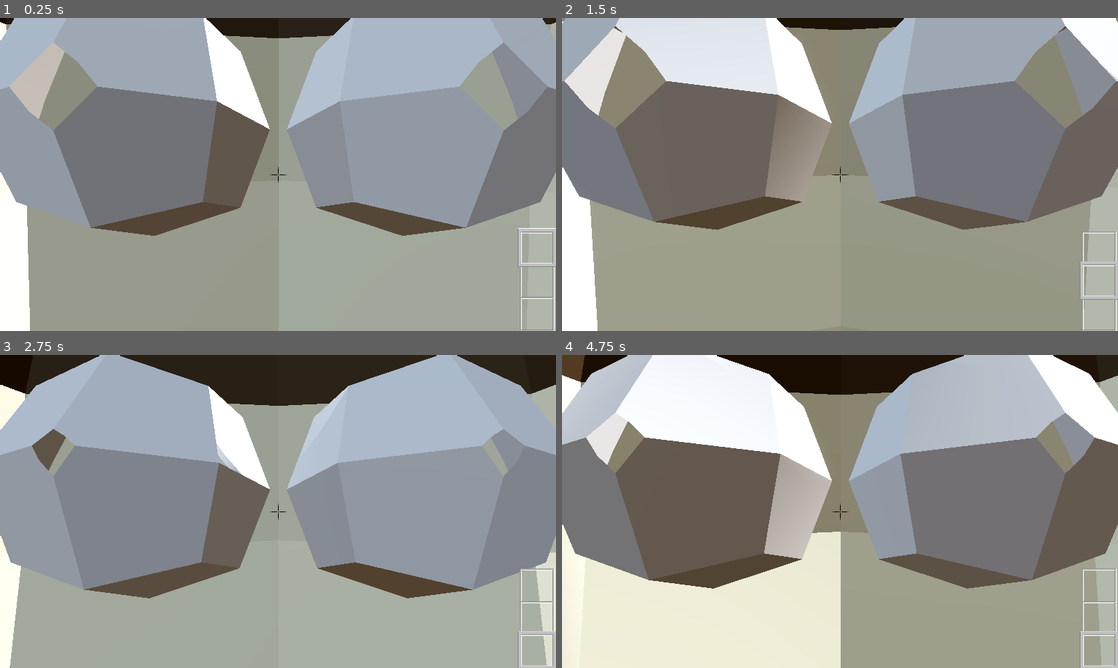
Above: before the commit, frames 1-4 (two rows, left to right).
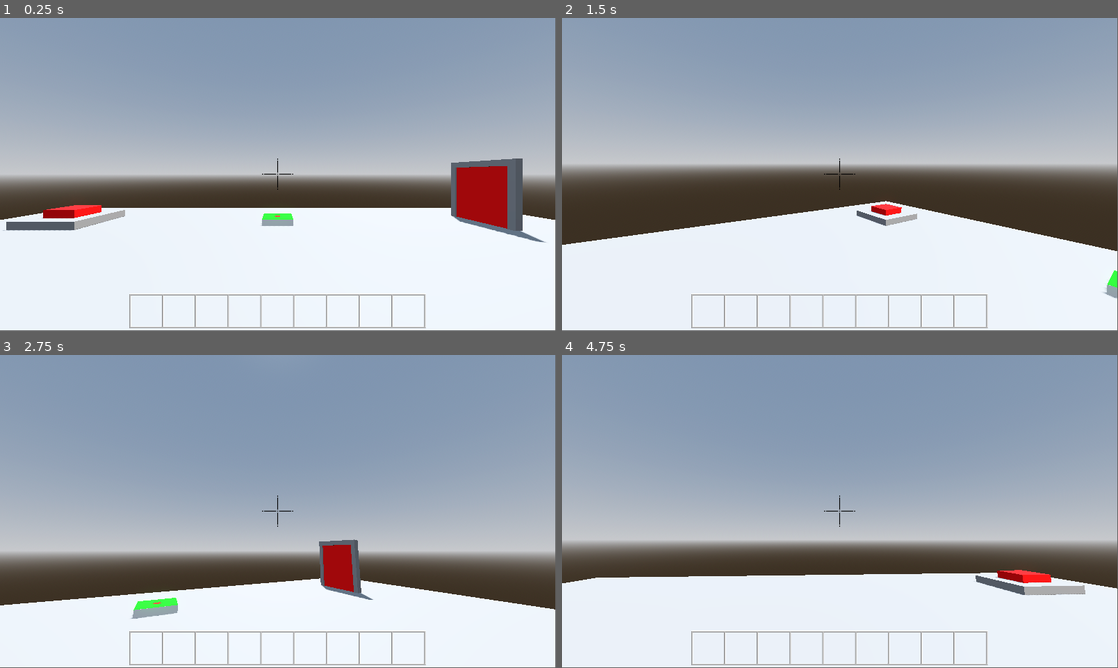
Above: after the commit, the same moments.

Repository: Stevenso2/Karson
Game: Godot game, scene res://assets/World.tscn
Two runs of this game, one before a commit and one after it. Both use one fixed random seed, a clock stepped at 60 frames per second and the inputs below.
Inputs (mouse positions are in pixels of both pictures, inside the frame that each line leads up to):
- Up to frame 1 (0.25 s): no input
- Up to frame 2 (1.5 s): tap Enter (Enter, bound only before the commit) at 0.5 s; move the mouse to (867, 174) at 0.52 s; tap 1 (1) at 0.6 s; tap 2 (2) at 0.8, 1.35 s; tap Space (U) at 1.25 s; move the mouse to (812, 174) at 1.27 s
- Up to frame 3 (2.75 s): tap 3 (3) at 1.55, 2.1 s; move the mouse to (289, 505) at 2.02 s; tap 4 (4) at 2.3 s
- Up to frame 4 (4.75 s): tap Enter (Enter, bound only before the commit) at 2.75 s; move the mouse to (834, 517) at 2.77 s; tap 4 (4) at 2.85 s; tap 5 (5) at 3.05, 3.6 s; tap Space (U) at 3.5 s; move the mouse to (878, 514) at 3.52 s; tap 6 (6) at 3.8, 4.35 s; move the mouse to (795, 508) at 4.27 s; tap 7 (7) at 4.55 s
In our replay, the window is 800x450 before the commit and 799x449 after it. These sizes can differ from the game's own. Grey fills any space a smaller window leaves; there, only what the larger window draws over its background counts as a difference.

The runs differ from the first frame. In frame 1, 88% of the frame differs, in the area x 0-100%, y 0-100%; in frame 2, 90%; in frame 3, 90%; in frame 4, 95%.

Commit message:
Add Door PObj and Timer LDO
- make door meshes
- make door connect to Button signal
- make door open when it recives an open signal
- let the button directly send its state with the signal

- rename button signal to IDTunnel signal

- add Timer meshes
- add a plane with a DEV-ART Shader
- make the timer listen for IDTunnel signals
- make Timer send its own ID after rising edge or falling edge delay

- place Button and timer in Test World and connect acordingly
- test -> all Good

Diff:
--- a/assets/Button.tscn
+++ b/assets/Button.tscn
@@ -43,7 +43,7 @@
 transform = Transform3D(1, 0, 0, 0, 1, 0, 0, 0, 1, 0, 0.025, 0)
 shape = SubResource("BoxShape3D_m221e")
 
-[node name="ButtonFace" type="StaticBody3D" parent="."]
+[node name="ButtonFace" type="StaticBody3D" parent="." groups=["PObj"]]
 transform = Transform3D(1, 0, 0, 0, 1, 0, 0, 0, 1, 0, 0.375, 0)
 collision_layer = 2
 collision_mask = 2
--- a/assets/World.tscn
+++ b/assets/World.tscn
@@ -1,7 +1,9 @@
-[gd_scene load_steps=8 format=3 uid="uid://bt6sc561jqijy"]
+[gd_scene load_steps=10 format=3 uid="uid://bt6sc561jqijy"]
 
 [ext_resource type="PackedScene" uid="uid://4r8al3ot2h5v" path="res://assets/player.tscn" id="1_321kd"]
 [ext_resource type="PackedScene" uid="uid://bg3ivkj56s7pu" path="res://assets/Button.tscn" id="2_j6cc0"]
+[ext_resource type="PackedScene" uid="uid://dnfu5hv4qqhid" path="res://assets/door.tscn" id="3_sp64g"]
+[ext_resource type="PackedScene" uid="uid://mta7k70g720y" path="res://assets/timer.tscn" id="4_1favq"]
 
 [sub_resource type="ProceduralSkyMaterial" id="ProceduralSkyMaterial_lkl0i"]
 sky_horizon_color = Color(0.64625, 0.65575, 0.67075, 1)
@@ -16,8 +18,10 @@
 tonemap_mode = 2
 glow_enabled = true
 
-[sub_resource type="BoxMesh" id="BoxMesh_c4wb8"]
-size = Vector3(30, 30, 1)
+[sub_resource type="QuadMesh" id="QuadMesh_xgn34"]
+size = Vector2(20, 20)
+subdivide_width = 21
+subdivide_depth = 21
 
 [sub_resource type="HeightMapShape3D" id="HeightMapShape3D_p3buv"]
 map_width = 21
@@ -38,13 +42,24 @@
 [node name="Terrain" type="StaticBody3D" parent="."]
 
 [node name="MeshInstance3D" type="MeshInstance3D" parent="Terrain"]
-transform = Transform3D(1, 0, 0, 0, -4.37114e-08, 1, 0, -1, -4.37114e-08, 0, -0.5, 0)
-mesh = SubResource("BoxMesh_c4wb8")
+transform = Transform3D(1, 0, 0, 0, -4.37114e-08, 1, 0, -1, -4.37114e-08, 0, 0, 0)
+mesh = SubResource("QuadMesh_xgn34")
 skeleton = NodePath("../..")
 
 [node name="CollisionShape3D" type="CollisionShape3D" parent="Terrain"]
-transform = Transform3D(1.5, 0, 0, 0, 1.5, 0, 0, 0, 1.5, 0, 0, 0)
 shape = SubResource("HeightMapShape3D_p3buv")
 
 [node name="Button" parent="." instance=ExtResource("2_j6cc0")]
 transform = Transform3D(1, 0, 0, 0, 1, 0, 0, 0, 1, -7, 0, -7)
+id = 1
+
+[node name="Door" parent="." instance=ExtResource("3_sp64g")]
+transform = Transform3D(-4.37114e-08, 0, -1, 0, 1, 0, 1, 0, -4.37114e-08, 7, 0, -7)
+TestIDs = [2]
+OpenHeight = 3
+
+[node name="Timer" parent="." instance=ExtResource("4_1favq")]
+transform = Transform3D(1, 0, 0, 0, 1, 0, 0, 0, 1, 0, 0, -7)
+TestIds = [1]
+Own_Id = 2
+Falling_edge = 5
--- /dev/null
+++ b/assets/door.tscn
@@ -0,0 +1,65 @@
+[gd_scene load_steps=9 format=3 uid="uid://dnfu5hv4qqhid"]
+
+[ext_resource type="Script" path="res://scrips/door.gd" id="1_3mjjo"]
+
+[sub_resource type="BoxShape3D" id="BoxShape3D_dqn5j"]
+size = Vector3(2, 2, 0.1)
+
+[sub_resource type="StandardMaterial3D" id="StandardMaterial3D_f8yej"]
+albedo_color = Color(1, 0, 0, 1)
+
+[sub_resource type="BoxMesh" id="BoxMesh_r864y"]
+material = SubResource("StandardMaterial3D_f8yej")
+size = Vector3(2, 2, 0.1)
+
+[sub_resource type="BoxShape3D" id="BoxShape3D_hml0m"]
+size = Vector3(0.2, 2, 0.2)
+
+[sub_resource type="BoxShape3D" id="BoxShape3D_v01t0"]
+size = Vector3(2.2, 0.2, 0.2)
+
+[sub_resource type="BoxMesh" id="BoxMesh_2kho1"]
+size = Vector3(0.2, 2, 0.2)
+
+[sub_resource type="BoxMesh" id="BoxMesh_un3tv"]
+size = Vector3(2.2, 0.2, 0.2)
+
+[node name="Door" type="Node3D"]
+script = ExtResource("1_3mjjo")
+
+[node name="Door" type="StaticBody3D" parent="." groups=["PObj"]]
+transform = Transform3D(1, 0, 0, 0, 1, 0, 0, 0, 1, 0, 1, 0)
+collision_layer = 2
+
+[node name="DoorCollision" type="CollisionShape3D" parent="Door"]
+shape = SubResource("BoxShape3D_dqn5j")
+
+[node name="DoorMesh" type="MeshInstance3D" parent="Door"]
+mesh = SubResource("BoxMesh_r864y")
+
+[node name="DoorFrame" type="StaticBody3D" parent="."]
+transform = Transform3D(1, 0, 0, 0, 1, 0, 0, 0, 1, 0, 1, 0)
+
+[node name="FrameCollisionR" type="CollisionShape3D" parent="DoorFrame"]
+transform = Transform3D(1, 0, 0, 0, 1, 0, 0, 0, 1, 1, 0, 0)
+shape = SubResource("BoxShape3D_hml0m")
+
+[node name="FrameCollisionL" type="CollisionShape3D" parent="DoorFrame"]
+transform = Transform3D(1, 0, 0, 0, 1, 0, 0, 0, 1, -1, 0, 0)
+shape = SubResource("BoxShape3D_hml0m")
+
+[node name="FrameCollisionTop" type="CollisionShape3D" parent="DoorFrame"]
+transform = Transform3D(1, 0, 0, 0, 1, 0, 0, 0, 1, 0, 1, 0)
+shape = SubResource("BoxShape3D_v01t0")
+
+[node name="FrameMeshR" type="MeshInstance3D" parent="DoorFrame"]
+transform = Transform3D(1, 0, 0, 0, 1, 0, 0, 0, 1, 1, 0, 0)
+mesh = SubResource("BoxMesh_2kho1")
+
+[node name="FrameMeshL" type="MeshInstance3D" parent="DoorFrame"]
+transform = Transform3D(1, 0, 0, 0, 1, 0, 0, 0, 1, -1, 0, 0)
+mesh = SubResource("BoxMesh_2kho1")
+
+[node name="FrameMeshTop" type="MeshInstance3D" parent="DoorFrame"]
+transform = Transform3D(1, 0, 0, 0, 1, 0, 0, 0, 1, 0, 1, 0)
+mesh = SubResource("BoxMesh_un3tv")
--- a/assets/hud.tscn
+++ b/assets/hud.tscn
@@ -1,16 +1,9 @@
-[gd_scene load_steps=7 format=3 uid="uid://d0nli7fikwkrr"]
+[gd_scene load_steps=5 format=3 uid="uid://d0nli7fikwkrr"]
 
-[ext_resource type="Script" uid="uid://dyo7bvj7puxoq" path="res://scrips/hud.gd" id="1_10lh8"]
+[ext_resource type="Script" path="res://scrips/hud.gd" id="1_10lh8"]
 [ext_resource type="Texture2D" uid="uid://cmaqtule8dspn" path="res://assets/Hotbar.png" id="1_pmtsm"]
 [ext_resource type="Texture2D" uid="uid://coqocwhnl554b" path="res://assets/selector.png" id="6_vpngi"]
 [ext_resource type="Texture2D" uid="uid://budepvfqr6ayb" path="res://assets/crosshair.png" id="8_q53yv"]
-
-[sub_resource type="InputEventKey" id="InputEventKey_18kdl"]
-device = -1
-keycode = 4194309
-
-[sub_resource type="Shortcut" id="Shortcut_cwq6o"]
-events = [SubResource("InputEventKey_18kdl")]
 
 [node name="Hud" type="Control"]
 layout_mode = 3
@@ -22,19 +15,15 @@
 script = ExtResource("1_10lh8")
 
 [node name="Hotbar" type="Sprite2D" parent="."]
-position = Vector2(1113, 545)
-rotation = 1.5708
+position = Vector2(576, 608)
 texture = ExtResource("1_pmtsm")
 
 [node name="Selector" type="Sprite2D" parent="."]
-position = Vector2(1113, 479)
+position = Vector2(304, 608)
 texture = ExtResource("6_vpngi")
 
 [node name="Crosshair" type="Sprite2D" parent="."]
-texture_filter = 1
-texture_repeat = 1
 position = Vector2(576, 324)
-scale = Vector2(0.5, 0.5)
 texture = ExtResource("8_q53yv")
 
 [node name="Menu" type="Sprite2D" parent="."]
@@ -53,6 +42,5 @@
 grow_vertical = 2
 scale = Vector2(2.74, 2.74)
 pivot_offset = Vector2(90.95, 15.5)
-shortcut = SubResource("Shortcut_cwq6o")
 text = "QUIT"
 clip_text = true
--- a/assets/player.tscn
+++ b/assets/player.tscn
@@ -1,14 +1,16 @@
 [gd_scene load_steps=5 format=3 uid="uid://4r8al3ot2h5v"]
 
-[ext_resource type="Script" uid="uid://bkgl375chs7hs" path="res://scrips/player.gd" id="1_enlmb"]
+[ext_resource type="Script" path="res://scrips/player.gd" id="1_enlmb"]
 [ext_resource type="PackedScene" uid="uid://d0nli7fikwkrr" path="res://assets/hud.tscn" id="2_2tde0"]
-[ext_resource type="PackedScene" uid="uid://iky2s84x7o3w" path="res://Models/Karlson Himself.gltf" id="2_insbl"]
 
 [sub_resource type="CapsuleShape3D" id="CapsuleShape3D_irju7"]
 radius = 0.3
 height = 1.8
 
-[node name="Player" type="CharacterBody3D"]
+[sub_resource type="BoxMesh" id="BoxMesh_njv0q"]
+size = Vector3(0.6, 1.8, 0.6)
+
+[node name="Player" type="CharacterBody3D" groups=["PObj"]]
 disable_mode = 1
 collision_layer = 3
 collision_mask = 3
@@ -16,15 +18,16 @@
 axis_lock_angular_z = true
 script = ExtResource("1_enlmb")
 
-[node name="Player_Body" parent="." instance=ExtResource("2_insbl")]
-transform = Transform3D(-0.28, 0, 2.44784e-08, 0, 0.28, 0, -2.44784e-08, 0, -0.28, 0, 0.1, 0)
-
 [node name="CollisionShape3D" type="CollisionShape3D" parent="."]
 transform = Transform3D(1, 0, 0, 0, 1, 0, 0, 0, 1, 0, 0.9, 0)
 shape = SubResource("CapsuleShape3D_irju7")
 
+[node name="MeshInstance3D" type="MeshInstance3D" parent="."]
+transform = Transform3D(1, 0, 0, 0, 1, 0, 0, 0, 1, 0, 0.9, 0)
+mesh = SubResource("BoxMesh_njv0q")
+
 [node name="Camera3D" type="Camera3D" parent="."]
-transform = Transform3D(1, 0, 0, 0, 1, 0, 0, 0, 1, 0, 1.6804, -0.16235)
+transform = Transform3D(1, 0, 0, 0, 1, 0, 0, 0, 1, 0, 1.65, 0)
 current = true
 
 [node name="Hud" parent="Camera3D" instance=ExtResource("2_2tde0")]
--- /dev/null
+++ b/assets/timer.tscn
@@ -0,0 +1,33 @@
+[gd_scene load_steps=7 format=3 uid="uid://mta7k70g720y"]
+
+[ext_resource type="Shader" path="res://shader/Timer.gdshader" id="1_e5suj"]
+[ext_resource type="Script" path="res://timer.gd" id="1_n802f"]
+
+[sub_resource type="StandardMaterial3D" id="StandardMaterial3D_604e0"]
+
+[sub_resource type="BoxMesh" id="BoxMesh_5jrx4"]
+material = SubResource("StandardMaterial3D_604e0")
+size = Vector3(1, 0.2, 1)
+
+[sub_resource type="ShaderMaterial" id="ShaderMaterial_bn1a4"]
+render_priority = 1
+shader = ExtResource("1_e5suj")
+shader_parameter/shape_position = Vector2(0.5, 0.5)
+shader_parameter/shape_radius = 0.1
+shader_parameter/shape_color = Vector3(1, 0, 0)
+shader_parameter/background_color = Vector3(0, 1, 0)
+
+[sub_resource type="PlaneMesh" id="PlaneMesh_e7xey"]
+material = SubResource("ShaderMaterial_bn1a4")
+size = Vector2(1, 1)
+
+[node name="Timer" type="Node3D"]
+script = ExtResource("1_n802f")
+
+[node name="Tile" type="MeshInstance3D" parent="."]
+transform = Transform3D(1, 0, 0, 0, 1, 0, 0, 0, 1, 0, 0.1, 0)
+mesh = SubResource("BoxMesh_5jrx4")
+
+[node name="Timer" type="MeshInstance3D" parent="."]
+transform = Transform3D(1, 0, 0, 0, 1, 0, 0, 0, 1, 0, 0.201, 0)
+mesh = SubResource("PlaneMesh_e7xey")
--- a/project.godot
+++ b/project.godot
@@ -12,18 +12,16 @@
 
 config/name="Noslrak"
 run/main_scene="res://assets/World.tscn"
-config/features=PackedStringArray("4.4", "Forward Plus")
+config/features=PackedStringArray("4.3", "Forward Plus")
 config/icon="res://icon.svg"
-config/snap_controls_to_pixels=true
-config/default_font_multichannel_signed_distance_field=false
 
 [autoload]
 
 global="*res://scrips/global.gd"
 
-[display]
+[global_group]
 
-window/stretch/mode="viewport"
+PObj="Physics Object"
 
 [input]
 
@@ -116,11 +114,6 @@
 "events": [Object(InputEventKey,"resource_local_to_scene":false,"resource_name":"","device":-1,"window_id":0,"alt_press …(191 unchanged characters)…
 ]
 }
-Enter={
-"deadzone": 0.5,
-"events": [Object(InputEventKey,"resource_local_to_scene":false,"resource_name":"","device":-1,"window_id":0,"alt_pressed":false,"shift_pressed":false,"ctrl_pressed":false,"meta_pressed":false,"pressed":false,"keycode":0,"physical_keycode":4194309,"key_label":0,"unicode":0,"location":0,"echo":false,"script":null)
-]
-}
 "REMOVE ON FINAL"={
 "deadzone": 0.5,
 "events": [Object(InputEventKey,"resource_local_to_scene":false,"resource_name":"","device":-1,"window_id":0,"alt_press …(195 unchanged characters)…
--- a/scrips/button.gd
+++ b/scrips/button.gd
@@ -1,13 +1,11 @@
 extends StaticBody3D
 
 @onready var button_face: StaticBody3D = $ButtonFace
+
 @export var id: int = 0
 @export var ButtonSpeed: float = 0.8
 
 var move = false
-var Contact = false
-# Called when the node enters the scene tree for the first time.
-
 
 func _physics_process(delta: float) -> void:
 	if move:
@@ -23,17 +21,15 @@
 	if button_face.position.y < 0.15:
 		button_face.position.y = 0.15
 
-	if Contact:
-		global.PObj_Button.emit(id)
-
-
 
 
 func move_area_entered(body: Node3D) -> void:
 	move = true
 func move_area_exited(body: Node3D) -> void:
 	move = false
+
 func contact_area_entered(body: Node3D) -> void:
-	Contact = true
+	if body.is_in_group("PObj"):
+		global.PObj_IDTunnel.emit(id, true)
 func contact_area_exited(body: Node3D) -> void:
-	Contact = false
+	global.PObj_IDTunnel.emit(id, false)
--- /dev/null
+++ b/scrips/door.gd
@@ -0,0 +1,31 @@
+extends Node3D
+@onready var door: StaticBody3D = $Door
+
+@export var TestIDs: PackedInt32Array = []
+@export var OpenHeight = 4
+@export var CloseHeight = 1
+
+var isOpen = false
+
+# Called when the node enters the scene tree for the first time.
+func _ready() -> void:
+	global.PObj_IDTunnel.connect(Button_detect)
+
+func Button_detect(id, OnOff):
+	#print("button detected: " + str(id))
+	for test in TestIDs:
+		if test == id:
+			isOpen = OnOff
+
+func _physics_process(delta: float) -> void:
+	#Move the door
+	if isOpen && door.position.y <= OpenHeight:
+		door.position.y += 0.1
+	if !isOpen && door.position.y >= CloseHeight:
+		door.position.y -= 0.1
+
+	#Limit the positions
+	if door.position.y >= OpenHeight:
+		door.position.y = OpenHeight
+	if door.position.y <= CloseHeight:
+		door.position.y = CloseHeight
--- a/scrips/global.gd
+++ b/scrips/global.gd
@@ -13,8 +13,7 @@
 
 var DEV = false
 
-signal PObj_Button
-
+signal PObj_IDTunnel(id, OnOff)
 
 func _process(delta: float) -> void:
 	if Input.is_action_just_pressed("REMOVE ON FINAL"):
--- a/scrips/hud.gd
+++ b/scrips/hud.gd
@@ -4,7 +4,7 @@
 @onready var menu: Sprite2D = $Menu
 @onready var quit: Button = $Menu/Quit
 
-var offset = 475
+var offset = 304
 var jump_by = 68
 
 # Called every frame. 'delta' is the elapsed time since the previous frame.
@@ -16,7 +16,7 @@
 	if Input.is_action_just_pressed("3"):
 		global.current_Block = 2
 	if Input.is_action_just_pressed("4"):
-		pass
+		global.current_Block = 3
 	if Input.is_action_just_pressed("5"):
 		pass
 	if Input.is_action_just_pressed("6"):
@@ -30,18 +30,18 @@
 
 	if Input.is_action_just_pressed("SU"):
 		global.current_Block += 1
-		if global.current_Block >= 2:
+		if global.current_Block >= 3:
 			global.current_Block = 0
 	if Input.is_action_just_pressed("SD"):
 		global.current_Block -= 1
 		if global.current_Block <= 0:
-			global.current_Block = 2
-#	somehow fix the scroll problem i am a dum dum to fix it
+			global.current_Block = 3
+
 	if global.pause:
 		menu.show()
-		if quit.button_pressed || Input.is_action_just_pressed("Enter"):
+		if quit.button_pressed:
 			get_tree().quit()
 	else:
 		menu.hide()
 
-	selector.position.y = offset + global.current_Block * jump_by
+	selector.position.x = offset * jump_by
--- a/scrips/player.gd
+++ b/scrips/player.gd
@@ -5,7 +5,7 @@
 const SPEED = 500.0
 const JUMP_VELOCITY = 300.0
 
-const sensitivity = 0.55
+const sensitivity = 1
 
 var rot_x = 0
 var rot_y = 0
--- /dev/null
+++ b/shader/Timer.gdshader
@@ -0,0 +1,27 @@
+shader_type spatial;
+
+uniform vec2 shape_position;
+uniform float shape_radius : hint_range(0.0, 1.0); // Radius of the circle
+uniform vec3 shape_color; // Color inside the shape
+uniform vec3 background_color; // Background color
+
+void vertex() {
+	// Called for every vertex the material is visible on.
+}
+
+void fragment() {
+    // Calculate the distance from the current fragment to the shape's position
+    float distance = distance(UV, shape_position);
+
+    // If the distance is less than the shape radius, use the shape color; otherwise, use the background color
+    if (distance < shape_radius) {
+        ALBEDO = shape_color;
+    } else {
+        ALBEDO = background_color;
+    }
+}
+
+//void light() {
+	// Called for every pixel for every light affecting the material.
+	// Uncomment to replace the default light processing function with this one.
+//}
--- /dev/null
+++ b/timer.gd
@@ -0,0 +1,17 @@
+extends Node3D
+
+@export var TestIds: PackedInt32Array = []
+@export var Own_Id: int = 0
+@export var Rising_edge = 0
+@export var Falling_edge = 0
+
+# Called when the node enters the scene tree for the first time.
+func _ready() -> void:
+	global.PObj_IDTunnel.connect(PassTime)
+
+func PassTime(id, OnOff):
+	for test in TestIds:
+		if test == id:
+			# Rising_edge if OnOff else Falling_edge sets the timeout to respective edge
+			await get_tree().create_timer(Rising_edge if OnOff else Falling_edge).timeout
+			global.PObj_IDTunnel.emit(Own_Id, OnOff)
Binary file changed: assets/Hotbar.png
